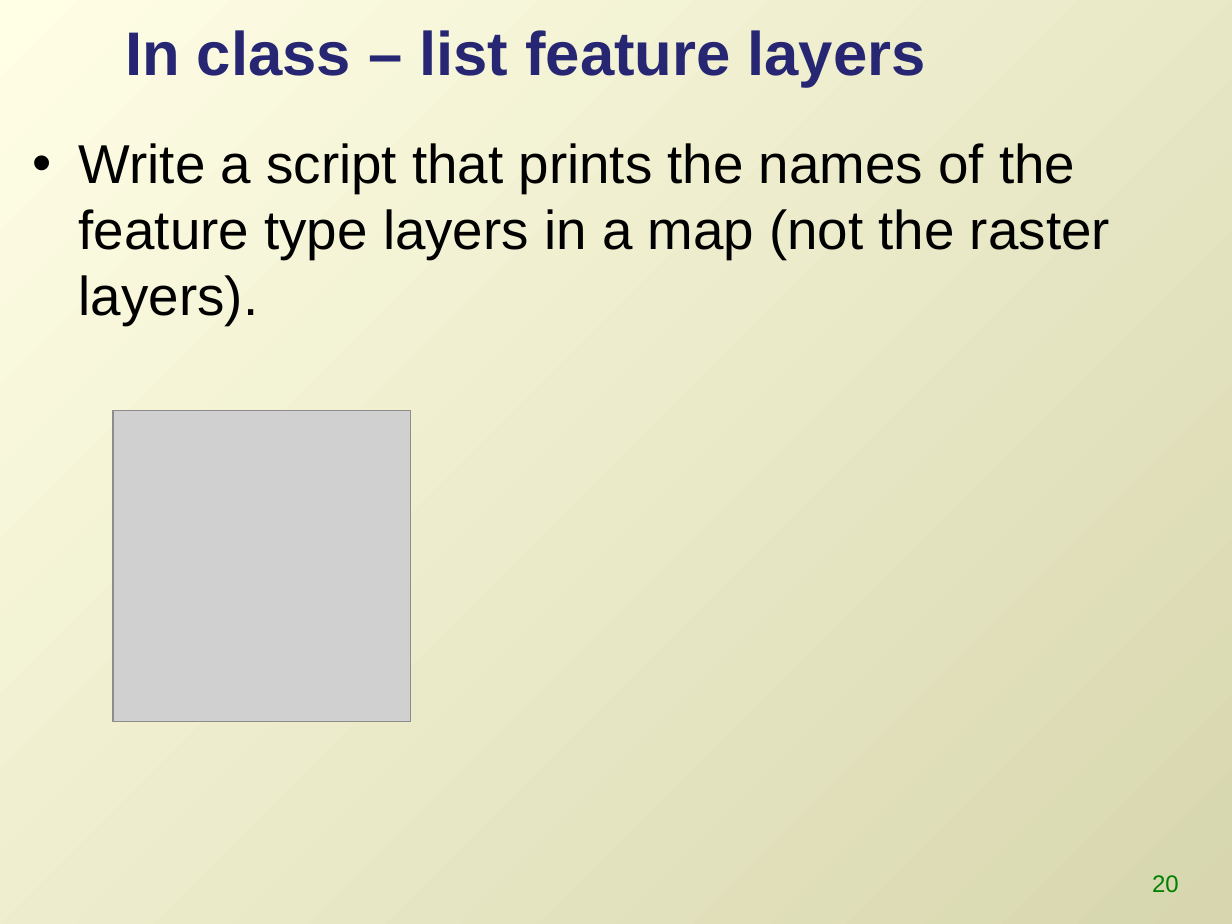
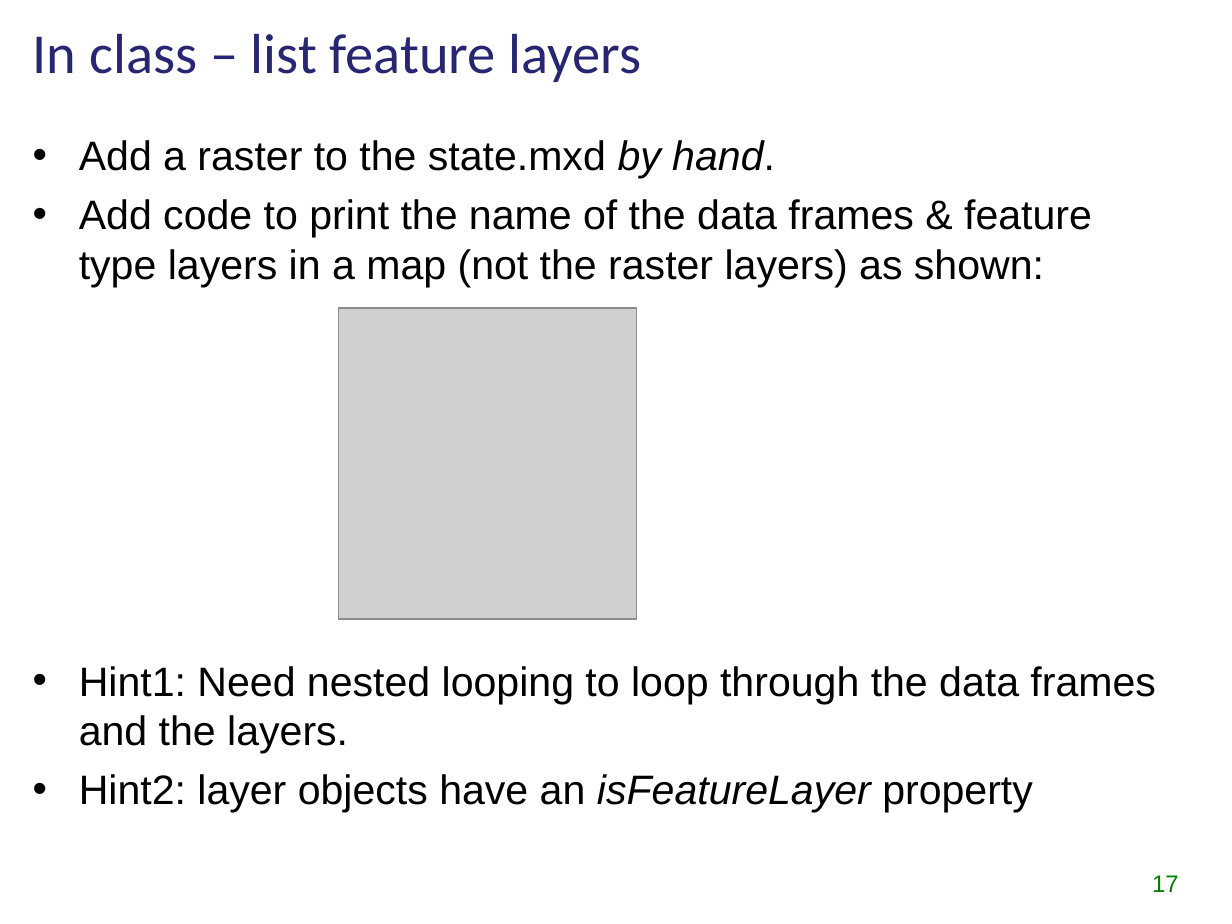
Before and after one commit to lgtateos/gis540, a slide deck: slide 17 of slides/arcpyMapping.ppt (slide 20 before the commit). Drawn at 1232x924 pixels with LibreOffice and Linux fonts; fonts in the diff are those of the drawing; grey boxes stand for pictures. Boxes give left, top, right and bottom in pixels: in the first picture for what was removed or moved away, otherwise in the second. Text is boxed around its words. In the diff, an @@ line names an element or a change of style, - is before the commit and + after.

```diff
--- a/slides/arcpyMapping.ppt
+++ b/slides/arcpyMapping.ppt
@@ background gradient #FFFFE6 to #D7D6AE to #FFFFFF @@
@@ title "In class – list feature ..." moved from (x1=125, y1=30, x2=926, y2=87) to (x1=33, y1=33, x2=642, y2=82) @@
@@ title "In class – list feature ..." at (x1=33, y1=33, x2=642, y2=82): size 36 to 33 pt, font Arial to Calibri, bold off @@
@@ text at (x1=79, y1=140, x2=1155, y2=813): text changed; size 32 to 24 pt @@
-• Write a script that prints the names of the feature type layers in a map (not the raster layers).
+• Add a raster to the state.mxd by hand.
+• Add code to print the name of the data frames & feature type layers in a map (not the raster layers) as shown:
+• Hint1: Need nested looping to loop through the data frames and the layers.
+• Hint2: layer objects have an isFeatureLayer property
@@ picture moved from (x1=113, y1=410, x2=411, y2=721) to (x1=339, y1=308, x2=637, y2=618) @@
@@ page number at (x1=1152, y1=875, x2=1179, y2=892): text changed @@
-20
+17
```
Also in this commit, not shown: 25 other slides changed, 7 slides added, 3 slides removed.
